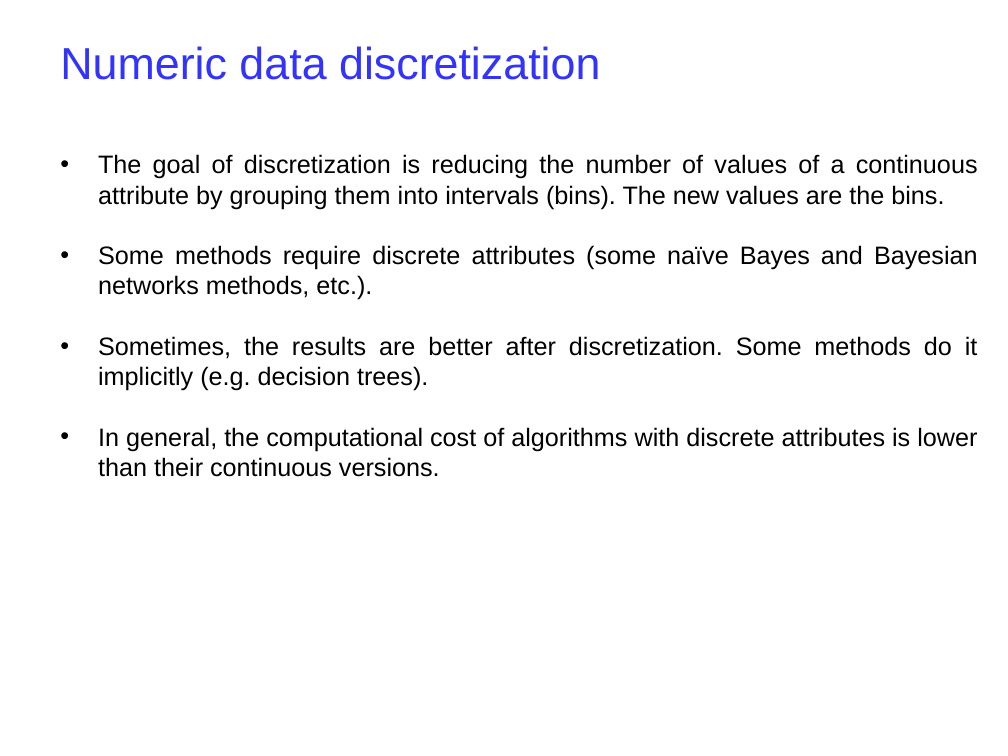
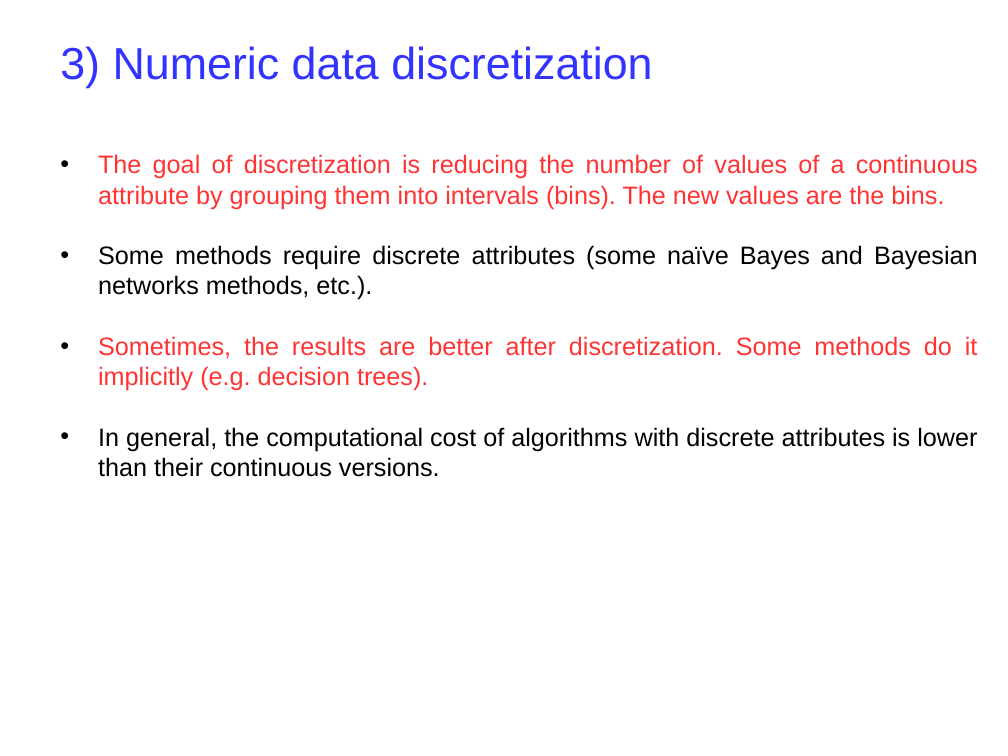
Before and after one commit to ceelch/Introduction_ML_2018_BCAM, a slide deck: slide 24 of Preprocessing_2019/Slides/Preprocessing-2019.odp. Drawn at 1008x756 pixels with LibreOffice and Linux fonts; fonts in the diff are those of the drawing; background and template pictures are left out. Boxes give left, top, right and bottom in pixels: in the first picture for what was removed or moved away, otherwise in the second. Text is boxed around its words. In the diff, an @@ line names an element or a change of style, - is before the commit and + after.

```diff
--- a/Preprocessing_2019/Slides/Preprocessing-2019.odp
+++ b/Preprocessing_2019/Slides/Preprocessing-2019.odp
@@ text at <box>60,46,652,88</box>: text changed @@
-Numeric data discretization
+3) Numeric data discretization
@@ text at <box>98,154,978,391</box>: text colour #000000 to #FF3333 in "The goal of discretization is reducing the ...", "Sometimes, the results are better after discretization. ..." @@
```
Also in this commit, not shown: 23 other slides changed, 3 other files.
